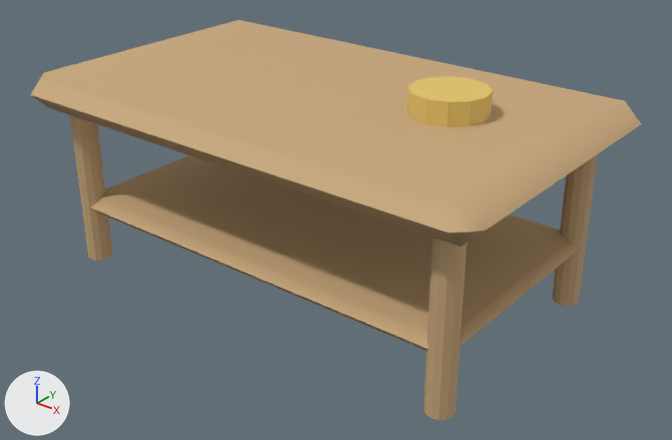
A saved change to the glTF model iteam/miniprogram/package3d/assets/furniture/coffee.glb.
Rendered twice from a 50 mm lens placed at (1.041, -1.259, 0.915), pointed at (0.044, -0.012, 0.143). The lights are fixed; the arrows at lower left show +X, +Y and +Z. The older version comes first. Where no turn or scale is listed for an object, it has been applied to the vertices.

The older version as bpy lines, for what is in view:
```python
me_柱体_012 = bpy.data.meshes.new('柱体.012')
me_柱体_012.from_pydata(...)  # a 12-sided cylinder along z spanning x -0.025..0.025, y -0.025..0.025, z -0.17..0.17
me_柱体_012.materials.append(mat_m_wood)  # brown #c9a87c
me_柱体_014 = bpy.data.meshes.new('柱体.014')
me_柱体_014.from_pydata(...)  # a 12-sided cylinder along z spanning x -0.025..0.025, y -0.025..0.025, z -0.17..0.17
me_柱体_014.materials.append(mat_m_wood)  # brown #c9a87c
me_柱体_015 = bpy.data.meshes.new('柱体.015')
me_柱体_015.from_pydata(...)  # a 12-sided cylinder along z spanning x -0.025..0.025, y -0.025..0.025, z -0.17..0.17
me_柱体_015.materials.append(mat_m_wood)  # brown #c9a87c
me_柱体_016 = bpy.data.meshes.new('柱体.016')
me_柱体_016.from_pydata(...)  # a 12-sided cylinder along z spanning x -0.07..0.07, y -0.07..0.07, z -0.0225..0.0225
me_柱体_016.materials.append(mat_m_yellow)  # yellow #e3c46b
me_立方体_019 = bpy.data.meshes.new('立方体.019')
me_立方体_019.from_pydata(...)  # 24 vertices, 44 faces; spans x -0.5..0.5, y -0.3..0.3, z -0.035..0.035
me_立方体_019.materials.append(mat_m_wood)  # brown #c9a87c
me_立方体_020 = bpy.data.meshes.new('立方体.020')
me_立方体_020.from_pydata(...)  # 24 vertices, 44 faces; spans x -0.44..0.44, y -0.24..0.24, z -0.02..0.02
me_立方体_020.materials.append(mat_m_wood)  # brown #c9a87c
ob_leg = bpy.data.objects.new('leg', me_柱体_012)
ob_leg.location = (-0.42, -0.22, 0.17)
ob_leg_002 = bpy.data.objects.new('leg.002', me_柱体_014)
ob_leg_002.location = (0.42, -0.22, 0.17)
ob_leg_003 = bpy.data.objects.new('leg.003', me_柱体_015)
ob_leg_003.location = (0.42, 0.22, 0.17)
ob_shelf = bpy.data.objects.new('shelf', me_立方体_020)
ob_shelf.location = (0.0, 0.0, 0.12)
ob_top = bpy.data.objects.new('top', me_立方体_019)
ob_top.location = (0.0, 0.0, 0.36)
ob_tray = bpy.data.objects.new('tray', me_柱体_016)
ob_tray.location = (0.26, 0.02, 0.415)
```
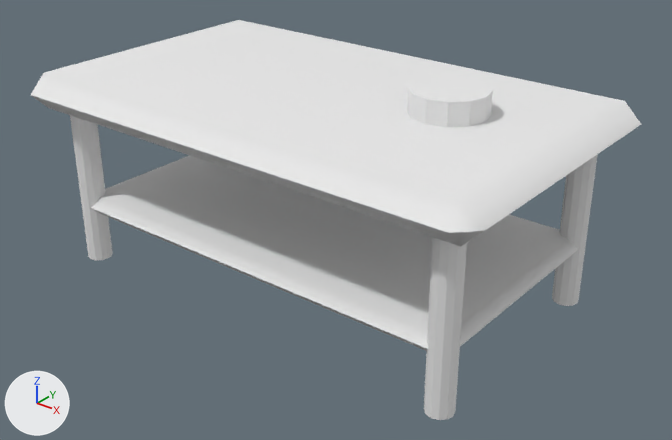
Changed parts and their boxes [x1, y1, x2, y2] in the pictures (672 x 440 px):
'top', recoloured (brown to white): [31, 20, 641, 247] in both
'shelf', recoloured (brown to white): [91, 155, 579, 351] in both
'leg.002', recoloured (brown to white): [424, 237, 467, 420] in both
'tray', recoloured (lighter): [407, 76, 493, 127] in both
'leg.003', recoloured (brown to white): [552, 154, 598, 306] in both
'leg', recoloured (brown to white): [70, 115, 113, 260] in both

The change, as a diff of the scene's bpy script:
```diff
--- a/iteam/miniprogram/package3d/assets/furniture/coffee.glb.py
+++ b/iteam/miniprogram/package3d/assets/furniture/coffee.glb.py
@@ mat_whiteclay @@
+mat_whiteclay = principled_material('WhiteClay')
+mat_whiteclay.base_color = (0.82, 0.82, 0.82)  # white #eaeaea
+mat_whiteclay.roughness = 0.9
@@ me_柱体_012 @@
 me_柱体_012.from_pydata(...)  # 24 vertices, 44 faces; spans x -0.025..0.025, y -0.025..0.025, z -0.17..0.17
-me_柱体_012.materials.append(mat_m_wood)  # brown #c9a87c
+me_柱体_012.materials.append(mat_whiteclay)  # white #eaeaea
@@ me_柱体_014 @@
 me_柱体_014.from_pydata(...)  # 24 vertices, 44 faces; spans x -0.025..0.025, y -0.025..0.025, z -0.17..0.17
-me_柱体_014.materials.append(mat_m_wood)  # brown #c9a87c
+me_柱体_014.materials.append(mat_whiteclay)  # white #eaeaea
@@ me_柱体_015 @@
 me_柱体_015.from_pydata(...)  # 24 vertices, 44 faces; spans x -0.025..0.025, y -0.025..0.025, z -0.17..0.17
-me_柱体_015.materials.append(mat_m_wood)  # brown #c9a87c
+me_柱体_015.materials.append(mat_whiteclay)  # white #eaeaea
@@ me_立方体_020 @@
 me_立方体_020.from_pydata(...)  # 24 vertices, 44 faces; spans x -0.44..0.44, y -0.24..0.24, z -0.02..0.02
-me_立方体_020.materials.append(mat_m_wood)  # brown #c9a87c
+me_立方体_020.materials.append(mat_whiteclay)  # white #eaeaea
@@ me_立方体_019 @@
 me_立方体_019.from_pydata(...)  # 24 vertices, 44 faces; spans x -0.5..0.5, y -0.3..0.3, z -0.035..0.035
-me_立方体_019.materials.append(mat_m_wood)  # brown #c9a87c
+me_立方体_019.materials.append(mat_whiteclay)  # white #eaeaea
@@ me_柱体_016 @@
 me_柱体_016.from_pydata(...)  # 24 vertices, 44 faces; spans x -0.07..0.07, y -0.07..0.07, z -0.0225..0.0225
-me_柱体_016.materials.append(mat_m_yellow)  # yellow #e3c46b
+me_柱体_016.materials.append(mat_whiteclay)  # white #eaeaea
```
